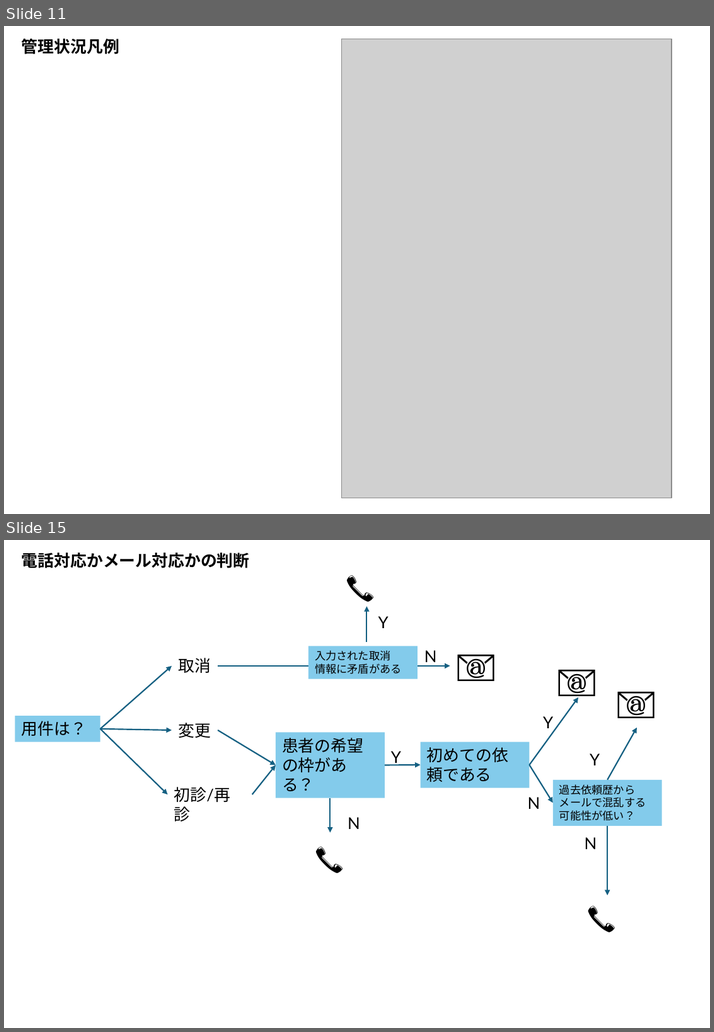
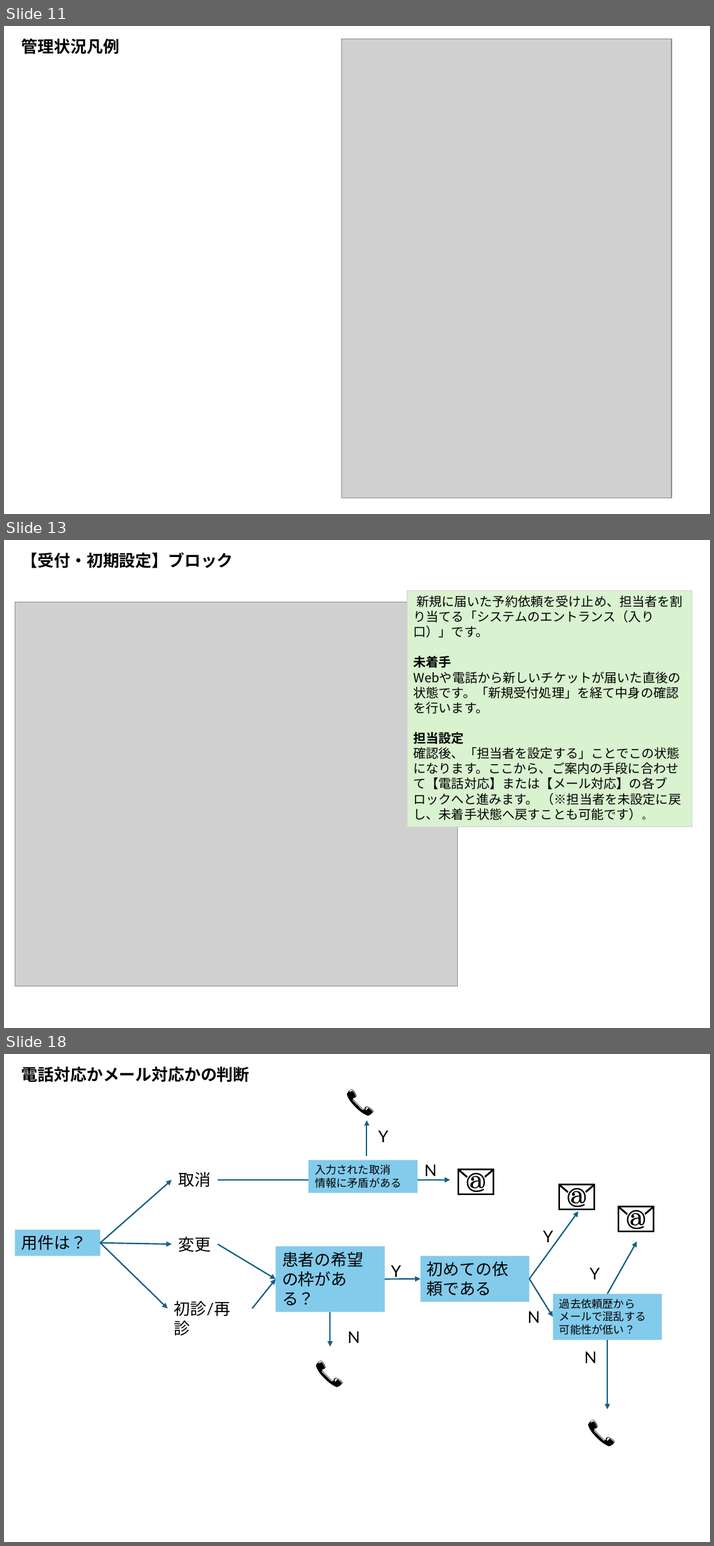
Before and after one commit to MishimaAkifumi-Private/FureaiGp-GairaiYoyakuSystem, a slide deck: Manual/UsersGuide.pptx. Shown one above the other, each under a label of ours: slides 11 and 15 before the commit, slides 11, 13 and 18 after it; the slides between them are not shown. The pictures are 714x1032 and 714x1546 pixels, drawn with LibreOffice and Linux fonts; fonts in the diff are those of the drawing; grey boxes stand for pictures. Boxes give left, top, right and bottom in pixels: in the first picture for what was removed or moved away, otherwise in the second. Text is boxed around its words. In the diff, an @@ line names an element or a change of style, - is before the commit and + after.

```diff
--- a/Manual/UsersGuide.pptx
+++ b/Manual/UsersGuide.pptx
@@ slide 13 added at [4,540,710,1028], background #FFFFFF @@
@@ title added at [22,553,233,568], 18 pt, text #000000, bold @@
+【受付・初期設定】ブロック
@@ rectangle added at [407,591,693,828], fill #D9F2D0, outline #D1D1D1 0.75 pt, 14 pt, text #000000 @@
+新規に届いた予約依頼を受け止め、担当者を割り当てる「システムのエントランス（入り口）」です。
+未着手
+Webや電話から新しいチケットが届いた直後の状態です。「新規受付処理」を経て中身の確認を行います。
+担当設定
+確認後、「担当者を設定する」ことでこの状態になります。ここから、ご案内の手段に合わせて【電話対応】または【メール対応】の各ブロックへと進みます。 （※担当者を未設定に戻し、未着手状態へ戻すことも可能です）。
@@ picture added at [15,602,458,986] @@
@@ what was slide 15 is now slide 18 @@
```
Also in this commit, not shown: 1 slide changed, 6 other slides added, 2 other files.
